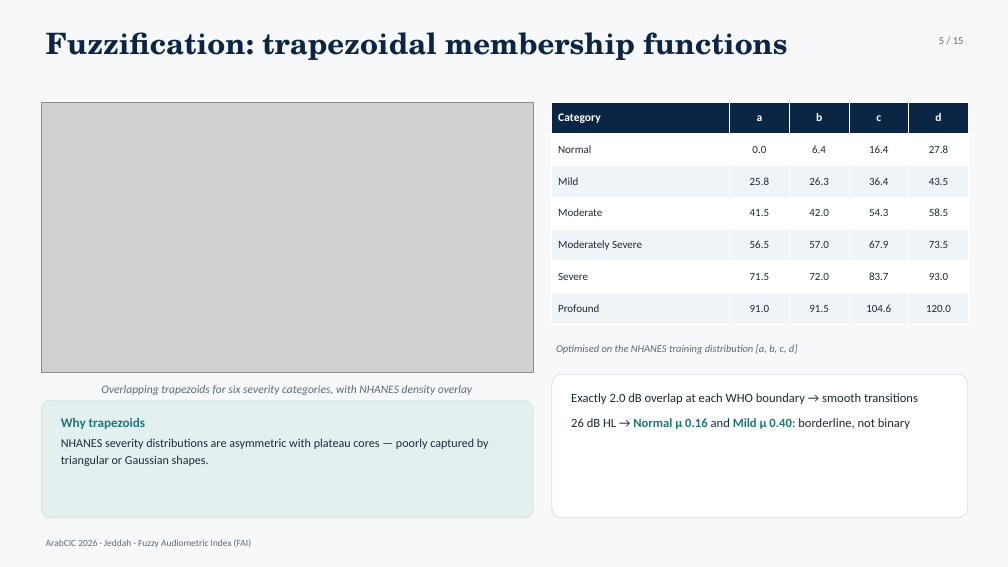
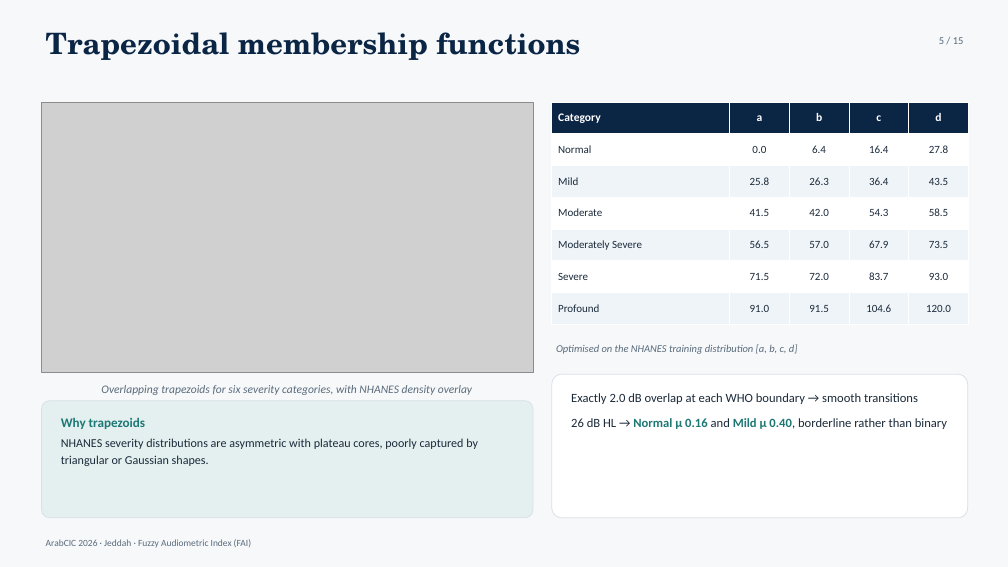
Before and after one commit to ameye/fuzzy-audiogram, a slide deck: slide 5 of arabcic2026/arabcic2026_fuzzy_audiogram.pptx. Drawn at 1008x567 pixels with LibreOffice and Linux fonts; fonts in the diff are those of the drawing; grey boxes stand for pictures. Boxes give left, top, right and bottom in pixels: in the first picture for what was removed or moved away, otherwise in the second. Text is boxed around its words. In the diff, an @@ line names an element or a change of style, - is before the commit and + after.

```diff
--- a/arabcic2026/arabcic2026_fuzzy_audiogram.pptx
+++ b/arabcic2026/arabcic2026_fuzzy_audiogram.pptx
@@ text at box(46, 32, 580, 60): text changed @@
-Fuzzification: trapezoidal membership functions
+Trapezoidal membership functions
@@ text at box(571, 418, 947, 429): text changed @@
-26 dB HL → Normal μ 0.16 and Mild μ 0.40: borderline, not binary
+26 dB HL → Normal μ 0.16 and Mild μ 0.40, borderline rather than binary
@@ text at box(61, 438, 478, 466): text changed @@
-NHANES severity distributions are asymmetric with plateau cores — poorly captured by triangular or Gaussian shapes.
+NHANES severity distributions are asymmetric with plateau cores, poorly captured by triangular or Gaussian shapes.
```
Also in this commit, not shown: 14 other slides changed, 5 other files.
